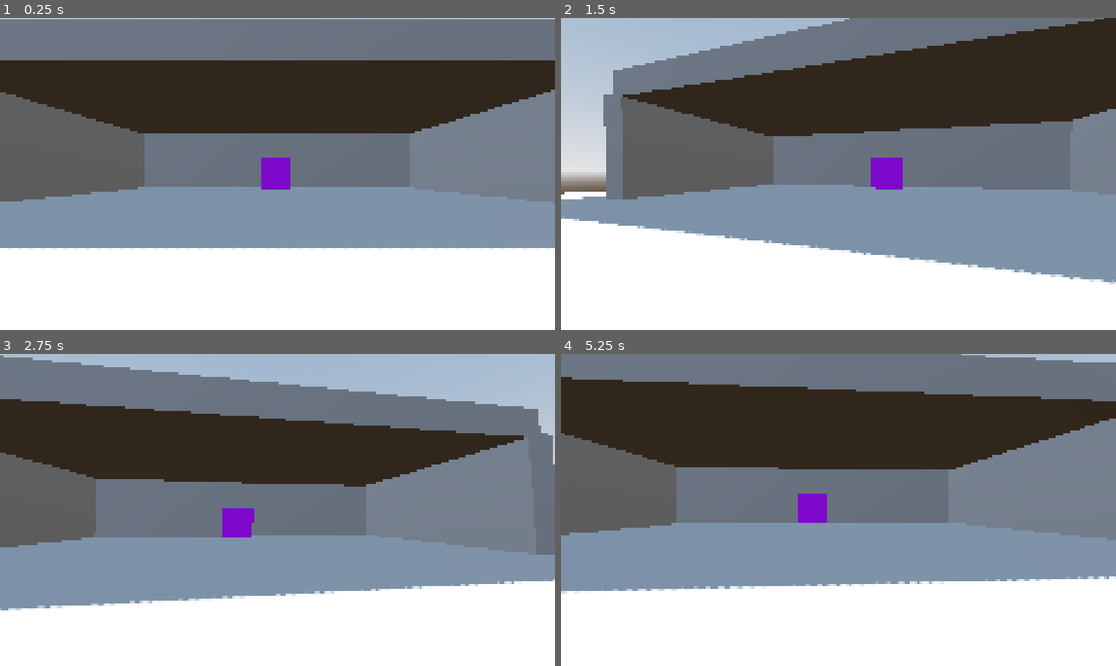
Above: before the commit, frames 1-4 (two rows, left to right).
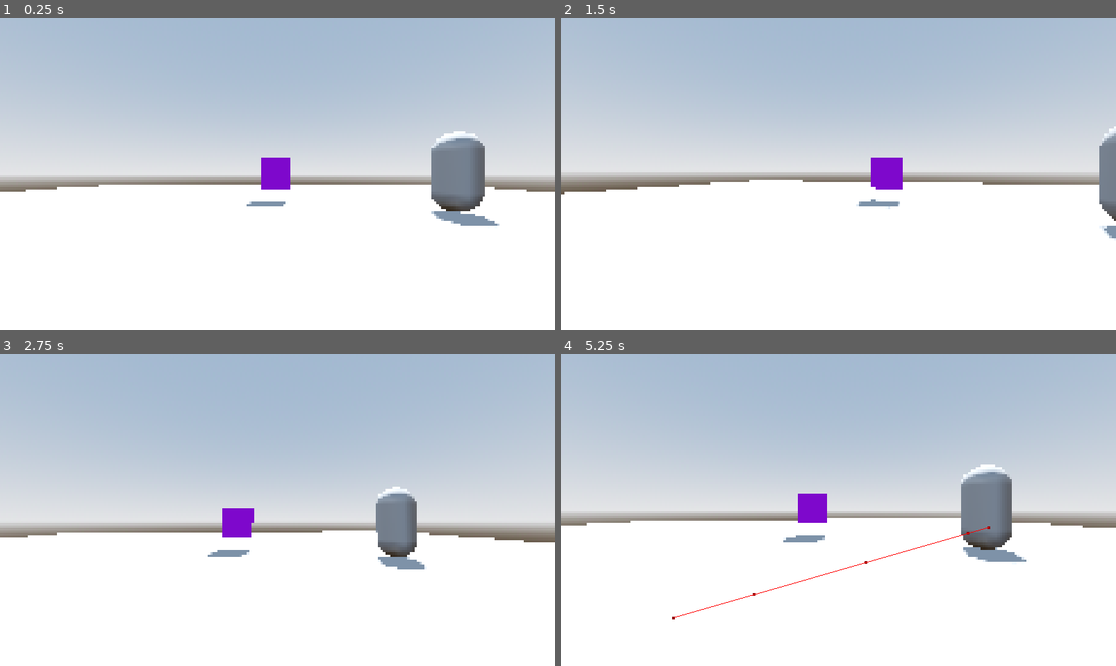
Above: after the commit, the same moments.

Repository: VaporeonLover28/Chrysopoeia
Game: Godot game, scene res://world.tscn
Same seed, same stepped clock (60 frames per second), same inputs: the game is played once before the commit and once after it.
Inputs (mouse positions are in pixels of both pictures, inside the frame that each line leads up to):
- Up to frame 1 (0.25 s): no input
- Up to frame 2 (1.5 s): tap Enter at 0.5 s; move the mouse to (960, 158) at 0.52 s; tap A (a) at 0.6 s; tap D (d) at 0.8, 1.35 s; tap Space at 1.25 s; move the mouse to (810, 174) at 1.27 s
- Up to frame 3 (2.75 s): tap E (e) at 1.55 s; tap Enter at 2 s; move the mouse to (288, 503) at 2.02 s; hold E (e) from 2.03 s (still down); tap S (s) at 2.3 s
- Up to frame 4 (5.25 s): tap Space at 2.75, 4.25 s; move the mouse to (832, 516) at 2.77 s; release E (e) at 2.78 s; tap S (s) at 2.85 s; tap W (w) at 3.05, 3.6 s; tap Enter at 3.5 s; move the mouse to (877, 513) at 3.52 s; tap A (a) at 3.8, 4.35 s; move the mouse to (794, 506) at 4.27 s; tap D (d) at 4.55, 5.1 s; move the mouse to (844, 510) at 5.02 s; hold E (e) from 5.03 s (still down)

The runs differ from the first frame. In frame 1, 71% of the frame differs, in the area x 0-100%, y 0-75%; in frame 2, 65%; in frame 3, 66%; in frame 4, 71%, in the area x 0-100%, y 0-86%.

Commit message:
EU VOU MATAR O FABBRI
npc, object camera transition

Diff:
--- a/interactable_object.gd
+++ b/interactable_object.gd
@@ -1,6 +1,34 @@
 extends Node3D; class_name InteractableObject
 
+@onready var camera: Camera3D = $camera
+@onready var marker: Marker3D = $marker
 
+var is_pulling = false
+var is_opening = false
 
-func _interact():
-	print("oi")
+func _interact(player_ref):
+	if is_in_group("Camera Pullers"):
+		is_pulling = true
+		_camera_transition(player_ref)
+	elif is_in_group("Doors"):
+		is_opening = true
+		_open()
+
+func _camera_transition(player) -> void:
+	player.camera.current = false
+	camera.global_position = player.camera.global_position
+	camera.rotation = player.camera.rotation
+	camera.current = true
+
+func _process(delta: float) -> void:
+	if is_in_group("Camera Pullers") and is_pulling == true:
+		_pull_camera()
+	elif is_in_group("Doors") and is_opening == true:
+		_open()
+
+func _pull_camera():
+	camera.global_position = lerp(camera.global_position, marker.global_position, get_process_delta_time() * 3)
+	camera.look_at($CSGBox3D.global_position)
+
+func _open():
+	print("nhheeeeeeeeeeeeec")
--- /dev/null
+++ b/interactable_object2.gd
@@ -0,0 +1,4 @@
+extends InteractableObject
+
+#func _interact(player_ref):
+	#_open()
--- a/interactable_object_bs.tscn
+++ b/interactable_object_bs.tscn
@@ -1,13 +1,21 @@
-[gd_scene load_steps=3 format=3 uid="uid://cjvjkmgcoucsh"]
+[gd_scene load_steps=4 format=3 uid="uid://cjvjkmgcoucsh"]
 
 [ext_resource type="Script" uid="uid://d3kiv4p05usnv" path="res://interactable_object.gd" id="1_tg5wq"]
+[ext_resource type="PackedScene" uid="uid://dbgpivfhrvrfu" path="res://shader_quad.tscn" id="2_iee8h"]
 
 [sub_resource type="StandardMaterial3D" id="StandardMaterial3D_tg5wq"]
 albedo_color = Color(0.682353, 0, 1, 1)
 
-[node name="InteractableObjectBS" type="Node3D"]
+[node name="InteractableObjectBS" type="Node3D" groups=["Camera Pullers", "Doors"]]
 script = ExtResource("1_tg5wq")
 
 [node name="CSGBox3D" type="CSGBox3D" parent="."]
 use_collision = true
 material = SubResource("StandardMaterial3D_tg5wq")
+
+[node name="marker" type="Marker3D" parent="."]
+transform = Transform3D(1, 0, 0, 0, 1, 0, 0, 0, 1, 0, 0.550251, 1.97863)
+
+[node name="camera" type="Camera3D" parent="."]
+
+[node name="Shader_Quad" parent="camera" instance=ExtResource("2_iee8h")]
--- /dev/null
+++ b/npc.gd
@@ -0,0 +1,24 @@
+extends CharacterBody3D; class_name NPC;
+
+@onready var nav: NavigationAgent3D = $nav
+@onready var walk_random: Timer = $walk_random
+
+func _process(delta: float) -> void:
+	if walk_random.is_stopped():
+		if nav.is_navigation_finished() == true:
+			walk_random.start()
+
+	if not is_on_floor():
+		velocity.y += 9.8 * delta
+
+	var destino = nav.get_next_path_position()
+	var local_destino = destino - global_position
+	var dir = local_destino.normalized()
+	velocity = dir * 2
+	move_and_slide()
+
+func _on_walk_random_timeout() -> void:
+	var random_positon := Vector3.ZERO
+	random_positon.x = randf_range(-5.0,5)
+	random_positon.z = randf_range(-5.0,5)
+	nav.set_target_position(random_positon)
--- /dev/null
+++ b/npc.tscn
@@ -0,0 +1,27 @@
+[gd_scene load_steps=4 format=3 uid="uid://jekyh5hw0o23"]
+
+[ext_resource type="Script" uid="uid://d3u1aaam68bee" path="res://npc.gd" id="1_ideak"]
+
+[sub_resource type="CapsuleMesh" id="CapsuleMesh_ideak"]
+
+[sub_resource type="CapsuleShape3D" id="CapsuleShape3D_xxcha"]
+
+[node name="NPC" type="CharacterBody3D"]
+script = ExtResource("1_ideak")
+
+[node name="nav" type="NavigationAgent3D" parent="."]
+path_max_distance = 100.01
+simplify_path = true
+debug_enabled = true
+
+[node name="walk_random" type="Timer" parent="."]
+wait_time = 5.0
+autostart = true
+
+[node name="MeshInstance3D" type="MeshInstance3D" parent="."]
+mesh = SubResource("CapsuleMesh_ideak")
+
+[node name="CollisionShape3D" type="CollisionShape3D" parent="."]
+shape = SubResource("CapsuleShape3D_xxcha")
+
+[connection signal="timeout" from="walk_random" to="." method="_on_walk_random_timeout"]
--- a/player.gd
+++ b/player.gd
@@ -3,7 +3,6 @@
 @onready var camera: Camera3D = $Pivot/Camera
 @onready var pivot: Node3D = $Pivot
 @onready var ray_interection: RayCast3D = $Pivot/Camera/RayInterection
-
 
 @export var mouse_sensitivity: float = 0.005
 @export var speed : float = 5.0
@@ -21,9 +20,6 @@
 		pivot.rotate_y(-event.relative.x * mouse_sensitivity)
 		camera.rotate_x(-event.relative.y * mouse_sensitivity)
 		camera.rotation.x = clamp(camera.rotation.x, deg_to_rad(-70), deg_to_rad(70))
-
-
-
 
 func _physics_process(delta: float) -> void:
 	# Add the gravity.
@@ -63,5 +59,5 @@
 
 func _interact_object():
 	var object_chosen = ray_interection.get_collider()
-	if object_chosen != null and object_chosen is InteractableObject:
-		object_chosen._interact()
+	if object_chosen != null and object_chosen.get_parent() is InteractableObject:
+		object_chosen.get_parent()._interact(self)
--- a/player.tscn
+++ b/player.tscn
@@ -1,23 +1,9 @@
-[gd_scene load_steps=7 format=3 uid="uid://dsp27d25mg6bh"]
+[gd_scene load_steps=4 format=3 uid="uid://dsp27d25mg6bh"]
 
-[ext_resource type="Shader" uid="uid://dpaxcw8k1au0y" path="res://pixel_quantize.gdshader" id="1_4flbx"]
 [ext_resource type="Script" uid="uid://g774yke4vius" path="res://player.gd" id="1_i3pqv"]
-[ext_resource type="Script" uid="uid://c2jcx166ph62q" path="res://shader_quad.gd" id="2_onrkg"]
+[ext_resource type="PackedScene" uid="uid://dbgpivfhrvrfu" path="res://shader_quad.tscn" id="2_onrkg"]
 
 [sub_resource type="CapsuleShape3D" id="CapsuleShape3D_sh265"]
-
-[sub_resource type="ShaderMaterial" id="ShaderMaterial_onrkg"]
-render_priority = 0
-shader = ExtResource("1_4flbx")
-shader_parameter/TwixelAngle = 0.0
-shader_parameter/PixelSize = 3.5
-shader_parameter/FogColor = Color(0, 0, 0, 1)
-shader_parameter/FogStart = 25.0
-shader_parameter/FogEnd = 300.0
-shader_parameter/Quantize = false
-
-[sub_resource type="QuadMesh" id="QuadMesh_i3pqv"]
-material = SubResource("ShaderMaterial_onrkg")
 
 [node name="Player" type="CharacterBody3D"]
 script = ExtResource("1_i3pqv")
@@ -30,11 +16,7 @@
 [node name="Camera" type="Camera3D" parent="Pivot"]
 transform = Transform3D(1, 0, 0, 0, 1, 0, 0, 0, 1, 0, 0.5, 0)
 
-[node name="Shader_Quad" type="MeshInstance3D" parent="Pivot/Camera"]
-transform = Transform3D(1, 0, 0, 0, 1, 0, 0, 0, 1, 0, 0, -0.06)
-visible = false
-mesh = SubResource("QuadMesh_i3pqv")
-script = ExtResource("2_onrkg")
+[node name="Shader_Quad" parent="Pivot/Camera" instance=ExtResource("2_onrkg")]
 
 [node name="RayInterection" type="RayCast3D" parent="Pivot/Camera"]
-target_position = Vector3(0, 0, -2)
+target_position = Vector3(0, 0, -3)
--- a/project.godot
+++ b/project.godot
@@ -1,3 +1,11 @@
+; Engine configuration file.
+; It's best edited using the editor UI and not directly,
+; since the parameters that go here are not all obvious.
+;
+; Format:
+;   [section] ; section goes between []
+;   param=value ; assign values to parameters
+
 config_version=5
 
 [application]
@@ -6,6 +14,11 @@
 run/main_scene="uid://ifr6x47walau"
 config/features=PackedStringArray("4.4", "GL Compatibility")
 config/icon="res://icon.svg"
+
+[global_group]
+
+"Camera Pullers"=""
+Doors=""
 
 [input]
 
--- a/shader_quad.gd
+++ b/shader_quad.gd
@@ -1,5 +1,4 @@
 extends MeshInstance3D
 
-# Called when the node enters the scene tree for the first time.
 func _ready() -> void:
 	visible = true
--- /dev/null
+++ b/shader_quad.tscn
@@ -0,0 +1,23 @@
+[gd_scene load_steps=5 format=3 uid="uid://dbgpivfhrvrfu"]
+
+[ext_resource type="Shader" uid="uid://dpaxcw8k1au0y" path="res://pixel_quantize.gdshader" id="1_1y4gf"]
+[ext_resource type="Script" uid="uid://c2jcx166ph62q" path="res://shader_quad.gd" id="2_52htj"]
+
+[sub_resource type="ShaderMaterial" id="ShaderMaterial_onrkg"]
+render_priority = 0
+shader = ExtResource("1_1y4gf")
+shader_parameter/TwixelAngle = 0.0
+shader_parameter/PixelSize = 3.5
+shader_parameter/FogColor = Color(0, 0, 0, 1)
+shader_parameter/FogStart = 25.0
+shader_parameter/FogEnd = 300.0
+shader_parameter/Quantize = false
+
+[sub_resource type="QuadMesh" id="QuadMesh_i3pqv"]
+material = SubResource("ShaderMaterial_onrkg")
+
+[node name="Shader_Quad" type="MeshInstance3D"]
+transform = Transform3D(1, 0, 0, 0, 1, 0, 0, 0, 1, 0, 0, -0.06)
+visible = false
+mesh = SubResource("QuadMesh_i3pqv")
+script = ExtResource("2_52htj")
--- a/world.tscn
+++ b/world.tscn
@@ -1,7 +1,8 @@
-[gd_scene load_steps=6 format=3 uid="uid://ifr6x47walau"]
+[gd_scene load_steps=10 format=3 uid="uid://ifr6x47walau"]
 
 [ext_resource type="PackedScene" uid="uid://dsp27d25mg6bh" path="res://player.tscn" id="1_f3sb7"]
 [ext_resource type="PackedScene" uid="uid://cjvjkmgcoucsh" path="res://interactable_object_bs.tscn" id="2_fj7yv"]
+[ext_resource type="PackedScene" uid="uid://jekyh5hw0o23" path="res://npc.tscn" id="3_tlwt5"]
 
 [sub_resource type="ProceduralSkyMaterial" id="ProceduralSkyMaterial_37kl0"]
 sky_horizon_color = Color(0.662243, 0.671743, 0.686743, 1)
@@ -15,6 +16,16 @@
 sky = SubResource("Sky_8uh7m")
 tonemap_mode = 2
 
+[sub_resource type="NavigationMesh" id="NavigationMesh_fj7yv"]
+vertices = PackedVector3Array(-1, 0.5, -3.25, 0.25, 0.5, -3.5, 0.25, 0.5, -14.5, -14.5, 0.5, -14.5, -14.5, 0.5, -2.25, -1, 0.5, -2.25, 1.25, 0.5, -3.25, 14.5, 0.5, -2.25, 14.5, 0.5, -14.5, 1.25, 0.5, -2.25, -1, 0.5, -1.5, 0, 0.5, -1.25, -14.5, 0.5, 14.5, 0, 0.5, 14.5, 1, 0.5, -1.25, 14.5, 0.5, 14.5)
+polygons = [PackedInt32Array(1, 0, 2), PackedInt32Array(2, 0, 3), PackedInt32Array(3, 0, 4), PackedInt32Array(0, 5, 4), PackedInt32Array(1, 2, 6), PackedInt32Array(6, 2, 8), PackedInt32Array(6, 8, 7), PackedInt32Array(7, 9, 6), PackedInt32Array(4, 5, 10), PackedInt32Array(10, 11, 4), PackedInt32Array(4, 11, 13), PackedInt32Array(4, 13, 12), PackedInt32Array(9, 7, 14), PackedInt32Array(14, 7, 15), PackedInt32Array(14, 15, 13), PackedInt32Array(13, 11, 14)]
+
+[sub_resource type="BoxMesh" id="BoxMesh_tlwt5"]
+size = Vector3(30, 1, 30)
+
+[sub_resource type="BoxShape3D" id="BoxShape3D_aqk2v"]
+size = Vector3(30, 1, 30)
+
 [node name="World" type="Node3D"]
 
 [node name="WorldEnvironment" type="WorldEnvironment" parent="."]
@@ -24,31 +35,23 @@
 transform = Transform3D(-0.866023, -0.433016, 0.250001, 0, 0.499998, 0.866027, -0.500003, 0.749999, -0.43301, 0, 0, 0)
 shadow_enabled = true
 
-[node name="CSGCombiner3D" type="CSGCombiner3D" parent="."]
-use_collision = true
-
-[node name="floor" type="CSGBox3D" parent="CSGCombiner3D"]
-transform = Transform3D(1, 0, 0, 0, 1, 0, 0, 0, 1, 0, -0.5, 0)
-size = Vector3(30, 1, 30)
-
-[node name="wall1" type="CSGBox3D" parent="CSGCombiner3D"]
-transform = Transform3D(1, 0, 0, 0, 1, 0, 0, 0, 1, -10, 2, -5)
-size = Vector3(1, 4, 10)
-
-[node name="wall2" type="CSGBox3D" parent="CSGCombiner3D"]
-transform = Transform3D(1, 0, 0, 0, 1, 0, 0, 0, 1, 10, 2, -5)
-size = Vector3(1, 4, 10)
-
-[node name="wall3" type="CSGBox3D" parent="CSGCombiner3D"]
-transform = Transform3D(1, 0, 0, 0, 1, 0, 0, 0, 1, 0, 2, -10)
-size = Vector3(20, 4, 1)
-
-[node name="roof" type="CSGBox3D" parent="CSGCombiner3D"]
-transform = Transform3D(1, 0, 0, 0, 1, 0, 0, 0, 1, 0, 4.34133, -5)
-size = Vector3(20, 1, 10)
-
 [node name="Player" parent="." instance=ExtResource("1_f3sb7")]
 transform = Transform3D(1, 0, 0, 0, 1, 0, 0, 0, 1, 0, 1, 5.0745)
 
-[node name="InteractableObjectBS" parent="." instance=ExtResource("2_fj7yv")]
+[node name="NPC" parent="." instance=ExtResource("3_tlwt5")]
+transform = Transform3D(1, 0, 0, 0, 1, 0, 0, 0, 1, 4.53735, 1.04513, 0)
+
+[node name="NavigationRegion3D" type="NavigationRegion3D" parent="."]
+navigation_mesh = SubResource("NavigationMesh_fj7yv")
+
+[node name="floor" type="StaticBody3D" parent="NavigationRegion3D"]
+transform = Transform3D(1, 0, 0, 0, 1, 0, 0, 0, 1, 0, -0.5, 0)
+
+[node name="MeshInstance3D" type="MeshInstance3D" parent="NavigationRegion3D/floor"]
+mesh = SubResource("BoxMesh_tlwt5")
+
+[node name="CollisionShape3D" type="CollisionShape3D" parent="NavigationRegion3D/floor"]
+shape = SubResource("BoxShape3D_aqk2v")
+
+[node name="InteractableObjectBS" parent="NavigationRegion3D" instance=ExtResource("2_fj7yv")]
 transform = Transform3D(1, 0, 0, 0, 1, 0, 0, 0, 1, 0, 1, -2.28799)
Not shown, added: interactable_object2.gd.uid
Not shown, added: npc.gd.uid
